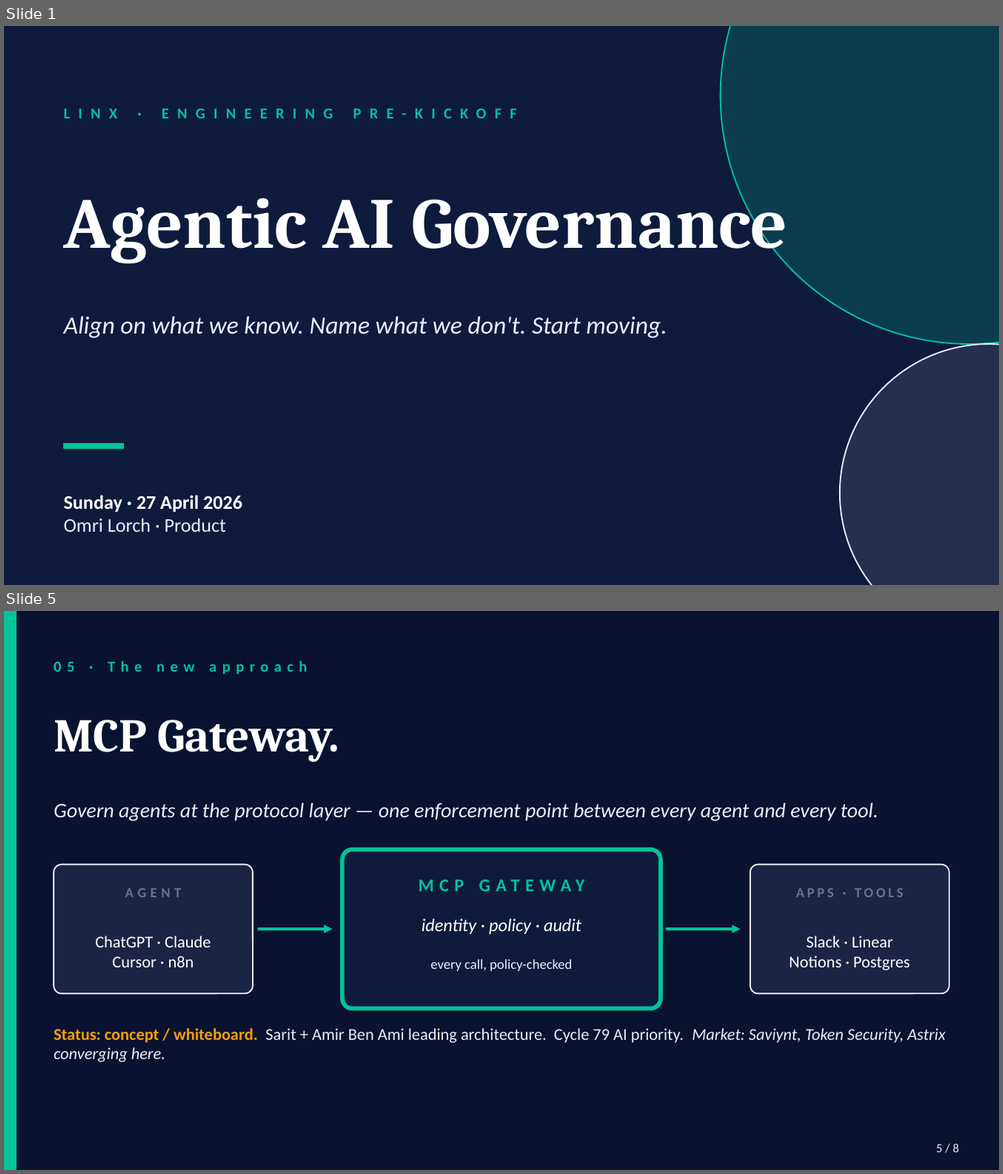
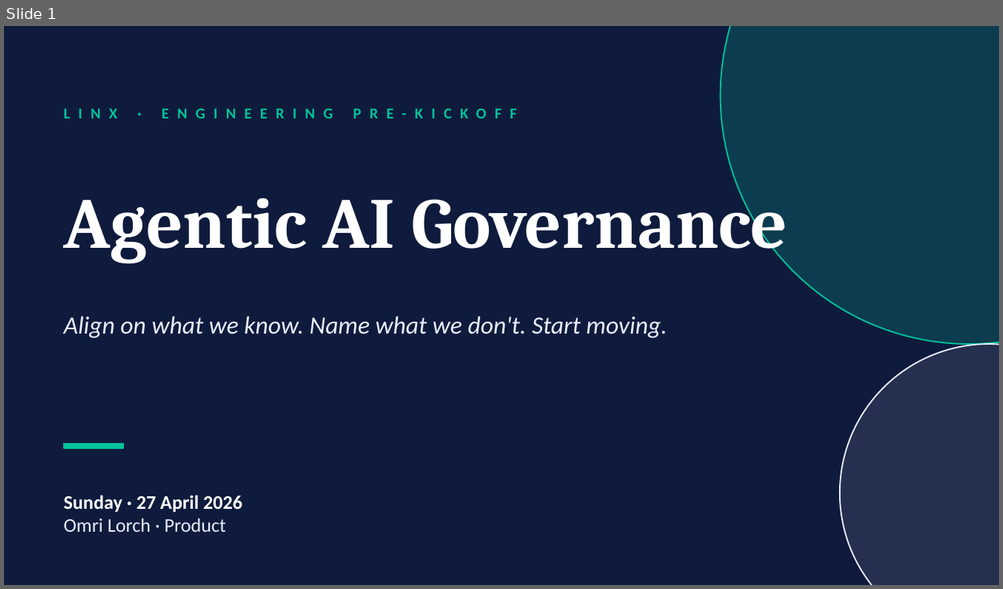
Before and after one commit to Lorch19/ol-linx-agent, a slide deck: artifacts/eng-prekickoff-2026-04-27.pptx. Shown one above the other, each under a label of ours: slides 1 and 5 before the commit, slide 1 after it; the slides between them are not shown. The pictures are 1003x1174 and 1003x589 pixels, drawn with LibreOffice and Linux fonts; fonts in the diff are those of the drawing. Boxes give left, top, right and bottom in pixels: in the first picture for what was removed or moved away, otherwise in the second. Text is boxed around its words. In the diff, an @@ line names an element or a change of style, - is before the commit and + after.

```diff
--- a/artifacts/eng-prekickoff-2026-04-27.pptx
+++ b/artifacts/eng-prekickoff-2026-04-27.pptx
@@ slide 5 removed at (x1=4, y1=611, x2=999, y2=1170), background #091230 @@
@@ rectangle removed at (x1=4, y1=611, x2=16, y2=1170) @@
@@ text removed at (x1=54, y1=661, x2=307, y2=674) @@
-05 · The new approach
@@ text removed at (x1=54, y1=720, x2=339, y2=761) @@
-MCP Gateway.
@@ text removed at (x1=54, y1=803, x2=878, y2=821) @@
-Govern agents at the protocol layer — one enforcement point between every agent and every tool.
@@ rounded rectangle removed at (x1=342, y1=850, x2=660, y2=1009) @@
@@ rounded rectangle removed at (x1=54, y1=865, x2=253, y2=994) @@
@@ text removed at (x1=342, y1=865, x2=660, y2=904) @@
-MCP GATEWAY
@@ rounded rectangle removed at (x1=750, y1=865, x2=949, y2=994) @@
@@ text removed at (x1=125, y1=889, x2=182, y2=897) @@
-AGENT
@@ text removed at (x1=796, y1=889, x2=903, y2=897) @@
-APPS · TOOLS
@@ text removed at (x1=421, y1=919, x2=581, y2=934) @@
-identity · policy · audit
@@ text removed at (x1=95, y1=936, x2=210, y2=968) @@
-ChatGPT · Claude
-Cursor · n8n
@@ arrow removed from (258, 929) to (333, 929) @@
@@ arrow removed from (666, 929) to (740, 929) @@
@@ text removed at (x1=788, y1=936, x2=910, y2=971) @@
-Slack · Linear
-Notions · Postgres
@@ text removed at (x1=430, y1=960, x2=572, y2=971) @@
-every call, policy-checked
@@ text removed at (x1=54, y1=1028, x2=945, y2=1062) @@
-Status: concept / whiteboard. Sarit + Amir Ben Ami leading architecture. Cycle 79 AI priority. Market: Saviynt, Token Security, Astrix converging here.
@@ text removed at (x1=936, y1=1144, x2=959, y2=1153) @@
-5 / 8
```
Also in this commit, not shown: 3 slides changed, 3 slides added, 3 other slides removed.
